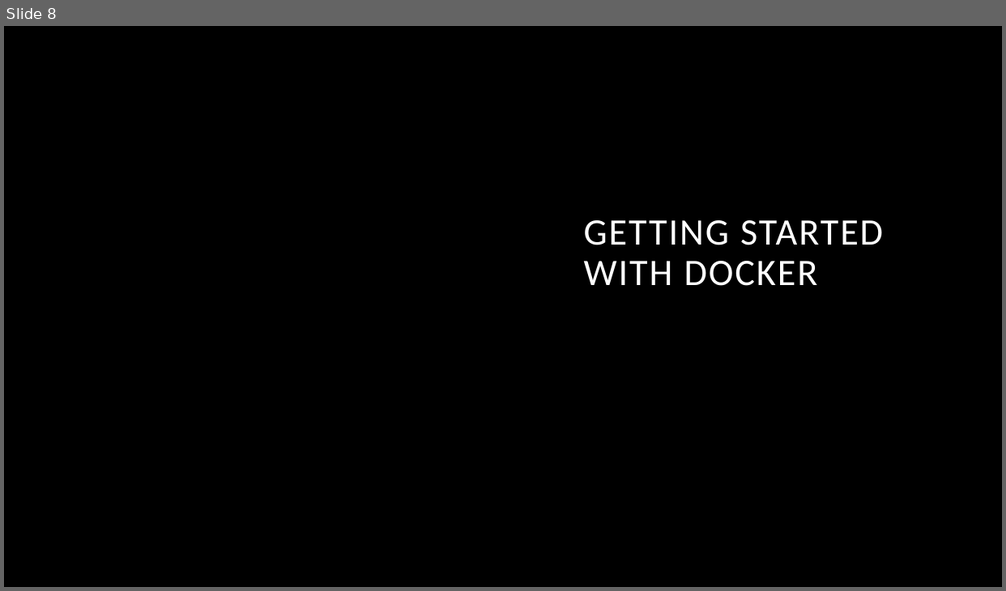
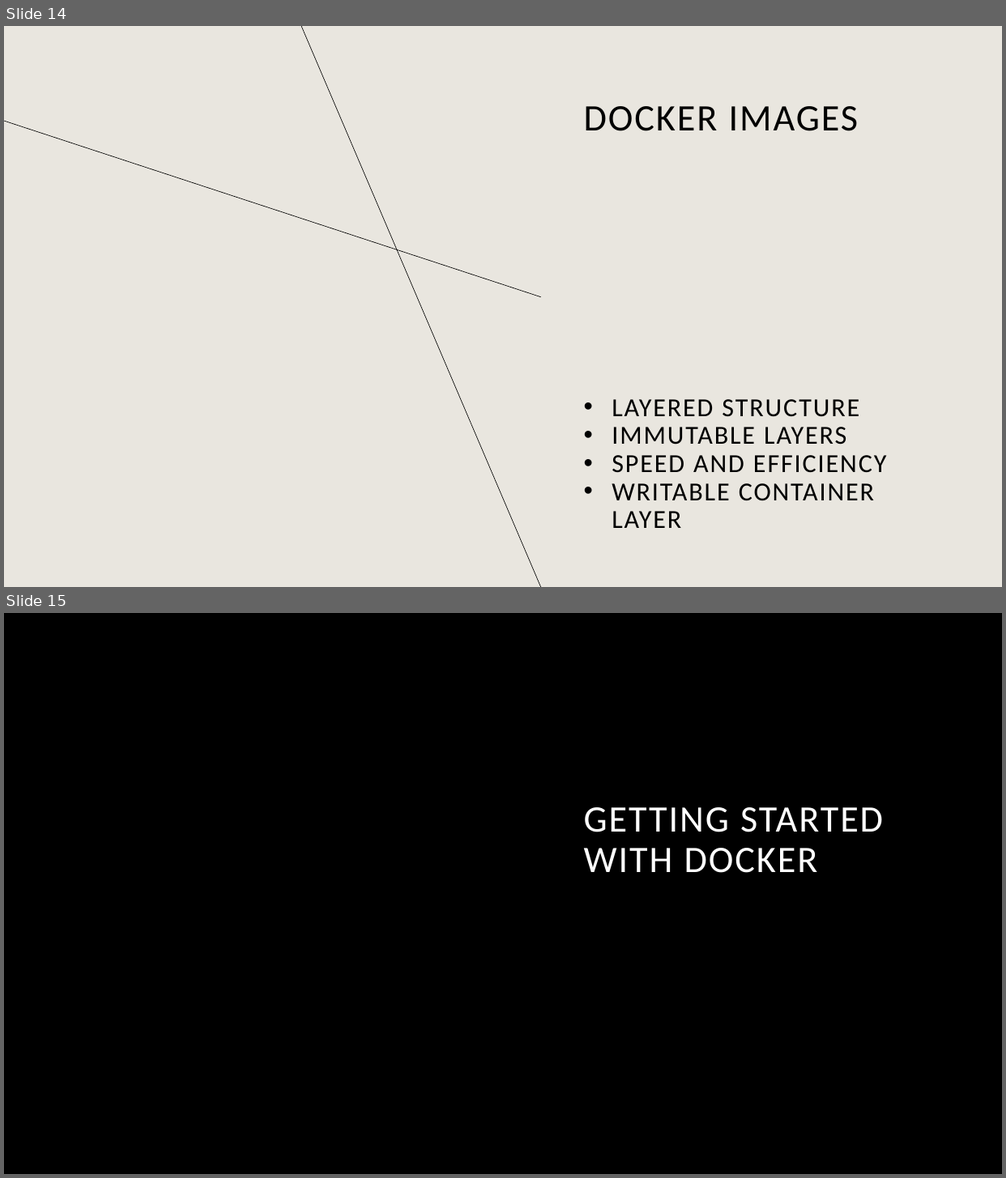
Before and after one commit to Shak-o/C-Examples, a slide deck: Docker/Docs/Slides/Docker for Local Development.pptx. Shown one above the other, each under a label of ours: slide 8 before the commit, slides 14 and 15 after it. The pictures are 1006x591 and 1006x1178 pixels, drawn with LibreOffice and Linux fonts; fonts in the diff are those of the drawing; background and template pictures are left out. Boxes give left, top, right and bottom in pixels: in the first picture for what was removed or moved away, otherwise in the second. Text is boxed around its words. In the diff, an @@ line names an element or a change of style, - is before the commit and + after.

```diff
--- a/Docker/Docs/Slides/Docker for Local Development.pptx
+++ b/Docker/Docs/Slides/Docker for Local Development.pptx
@@ slide 14 added at (4, 26, 1002, 587), background #E9E6DF @@
@@ line added from (541, 587) to (301, 26), #000000 0.5 pt @@
@@ line added from (541, 297) to (4, 121), #000000 0.5 pt @@
@@ title added at (584, 106, 858, 131), 36 pt, text #000000 @@
+DOCKER IMAGES
@@ text added at (612, 399, 886, 528), 25 pt, text #000000 @@
+• LAYERED STRUCTURE
+• IMMUTABLE LAYERS
+• SPEED AND EFFICIENCY
+• WRITABLE CONTAINER LAYER
@@ what was slide 8 is now slide 15 @@
```
Also in this commit, not shown: 4 slides changed, 6 other slides added, 1 other file.
